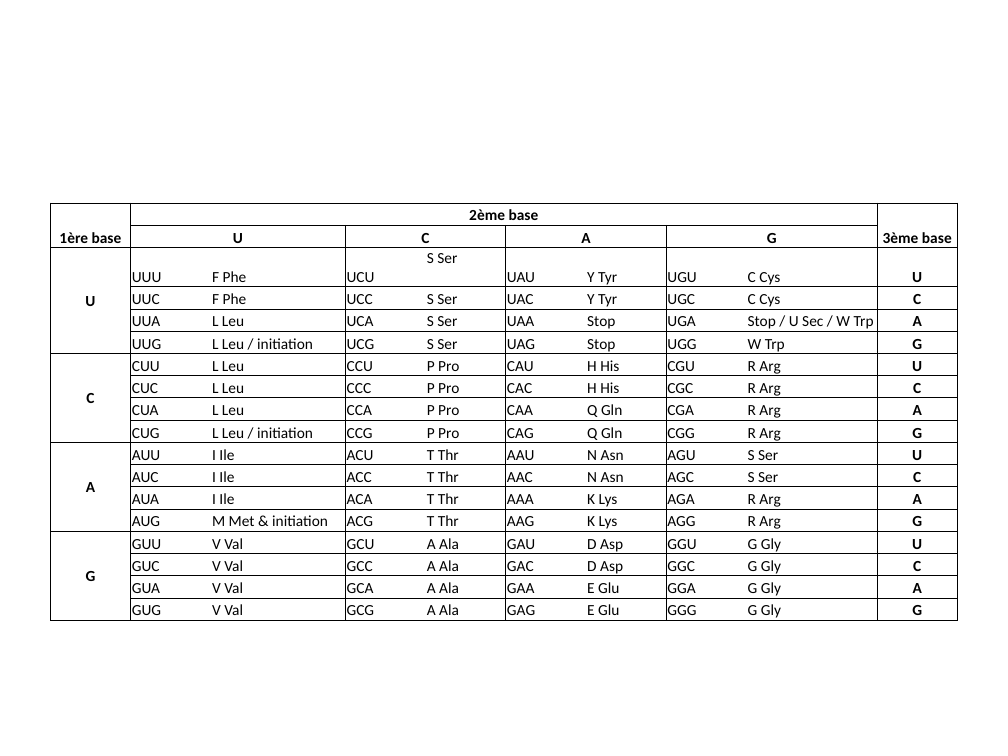
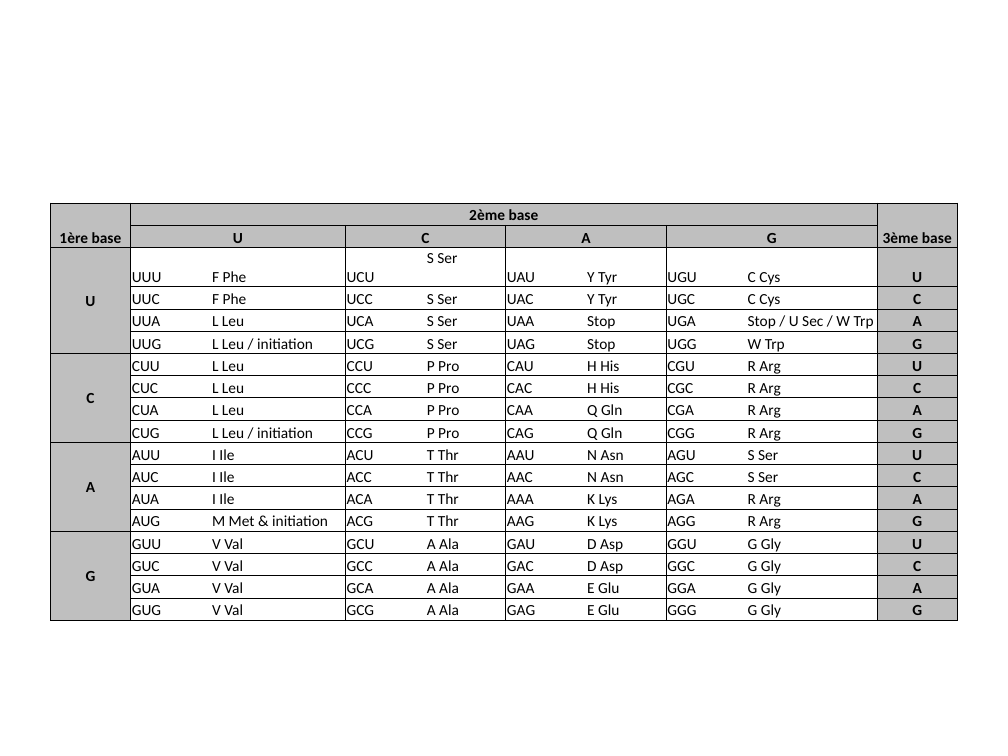
Before and after one commit to bam93/these_mikael_trellet, a slide deck: slide 1 of figures/ch1/codon_table.pptx. Drawn at 1008x756 pixels with LibreOffice and Linux fonts; fonts in the diff are those of the drawing. Boxes give left, top, right and bottom in pixels: in the first picture for what was removed or moved away, otherwise in the second. Text is boxed around its words. In the diff, an @@ line names an element or a change of style, - is before the commit and + after.

```diff
--- a/figures/ch1/codon_table.pptx
+++ b/figures/ch1/codon_table.pptx
@@ table at <box>50,203,961,622</box> @@
@@ fill none to #BFBFBF in 27 cells @@
```
Also in this commit, not shown: 12 other files.
